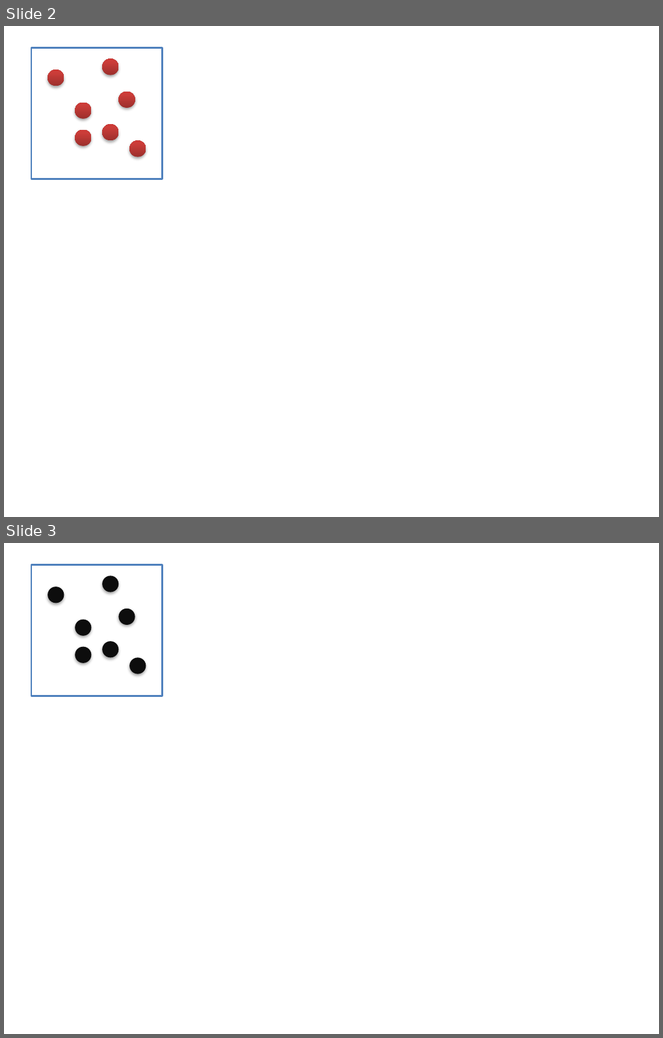
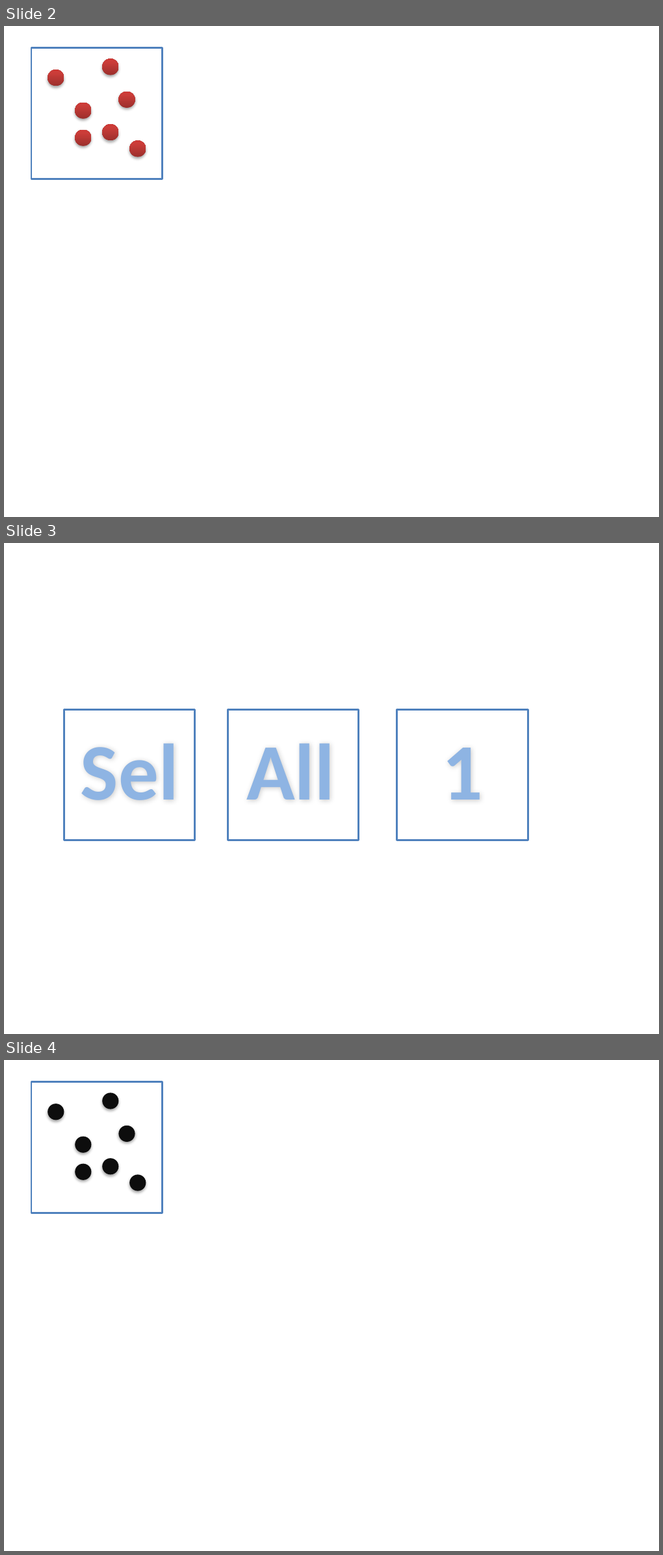
Before and after one commit to ColinTalbert/sahm, a slide deck: Images/icons.pptx. Shown one above the other, each under a label of ours: slides 2 and 3 before the commit, slides 2, 3 and 4 after it. The pictures are 663x1038 and 663x1555 pixels, drawn with LibreOffice and Linux fonts; fonts in the diff are those of the drawing. Boxes give left, top, right and bottom in pixels: in the first picture for what was removed or moved away, otherwise in the second. Text is boxed around its words. In the diff, an @@ line names an element or a change of style, - is before the commit and + after.

```diff
--- a/Images/icons.pptx
+++ b/Images/icons.pptx
@@ slide 3 added at (4,543,659,1034), background #FFFFFF @@
@@ rectangle added at (64,709,195,841), fill #FFFFFF, outline #4F81BD 2 pt @@
@@ rectangle added at (228,709,359,841), fill #FFFFFF, outline #4F81BD 2 pt @@
@@ rectangle added at (397,709,528,841), fill #FFFFFF, outline #4F81BD 2 pt @@
@@ text added at (81,743,178,800), 88 pt, text #8EB4E3, bold @@
+Sel
@@ text added at (246,743,334,800), 88 pt, text #8EB4E3, bold @@
+All
@@ text added at (442,748,482,800), 88 pt, text #8EB4E3, bold @@
+1
@@ what was slide 3 is now slide 4 @@
```
Also in this commit, not shown: 1 slide changed, 5 other files.
